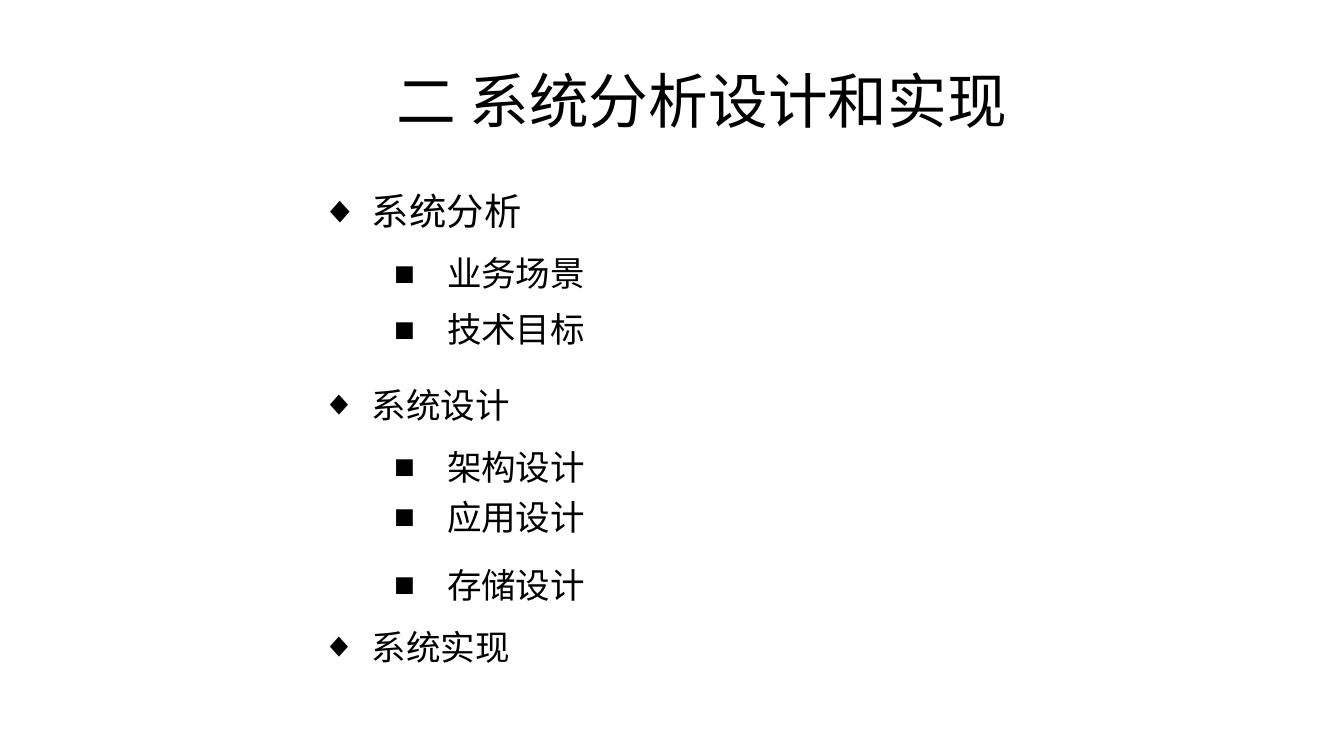
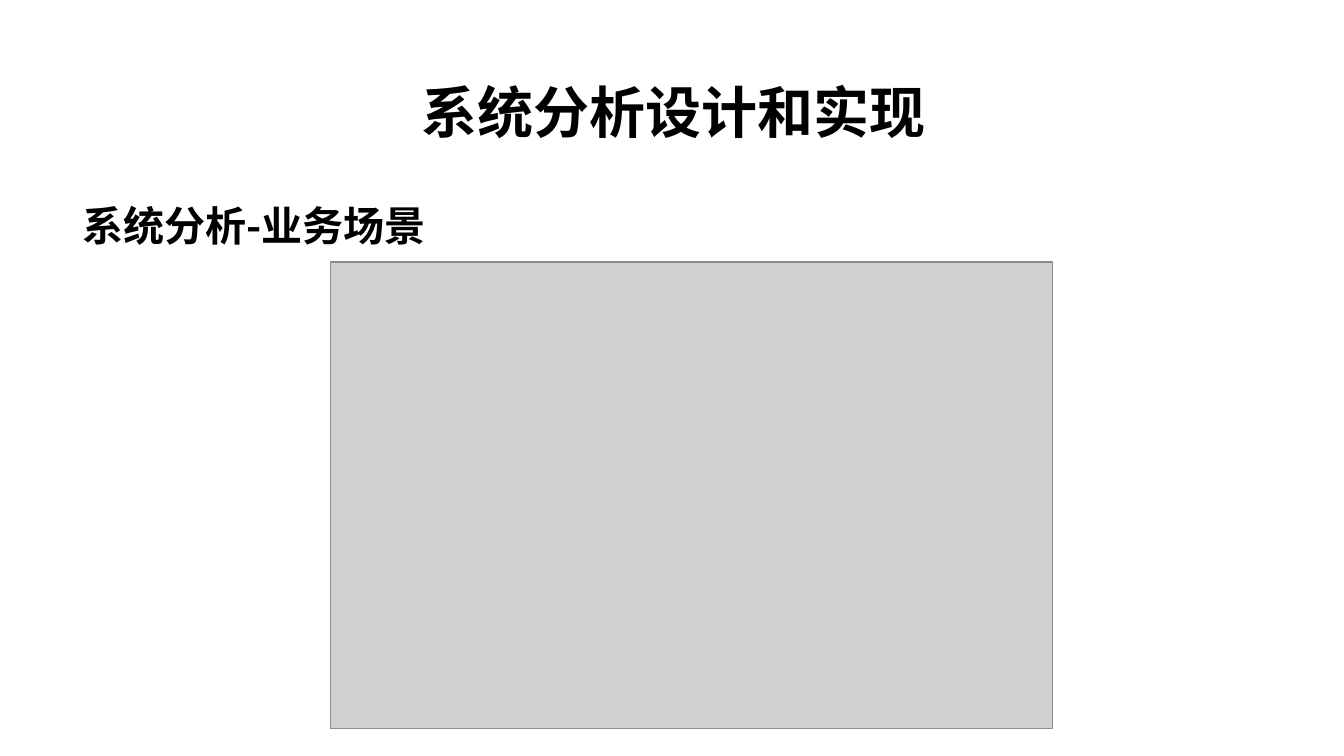
Before and after one commit to char-dance/flashSale-demo, a slide deck: slide 11 of FalshSale.pptx. Drawn at 1344x756 pixels with LibreOffice and Linux fonts; fonts in the diff are those of the drawing; grey boxes stand for pictures; background and template pictures are left out. Boxes give left, top, right and bottom in pixels: in the first picture for what was removed or moved away, otherwise in the second. Text is boxed around its words. In the diff, an @@ line names an element or a change of style, - is before the commit and + after.

Commit message:
ppt

```diff
--- a/FalshSale.pptx
+++ b/FalshSale.pptx
@@ text "系统分析设计和实现" at (422, 85, 926, 138): vertical alignment middle to top @@
@@ text at (422, 85, 926, 138): text changed; size 32 to 30 pt; bold on @@
-二 系统分析设计和实现
+系统分析设计和实现
@@ text at (82, 206, 425, 245): text changed; size 18.5 to 22 pt; bold on @@
-■ 业务场景
+系统分析-业务场景
@@ text removed at (372, 193, 522, 228) @@
-◆ 系统分析
@@ picture added at (331, 262, 1052, 728) @@
@@ text removed at (447, 313, 585, 345) @@
-■ 技术目标
@@ text removed at (372, 389, 510, 421) @@
-◆ 系统设计
@@ text removed at (447, 451, 585, 483) @@
-■ 架构设计
@@ text removed at (447, 500, 585, 533) @@
-■ 应用设计
@@ text removed at (447, 569, 585, 601) @@
-■ 存储设计
@@ text removed at (372, 631, 510, 663) @@
-◆ 系统实现
```
Also in this commit, not shown: 4 slides added, 4 slides removed.
